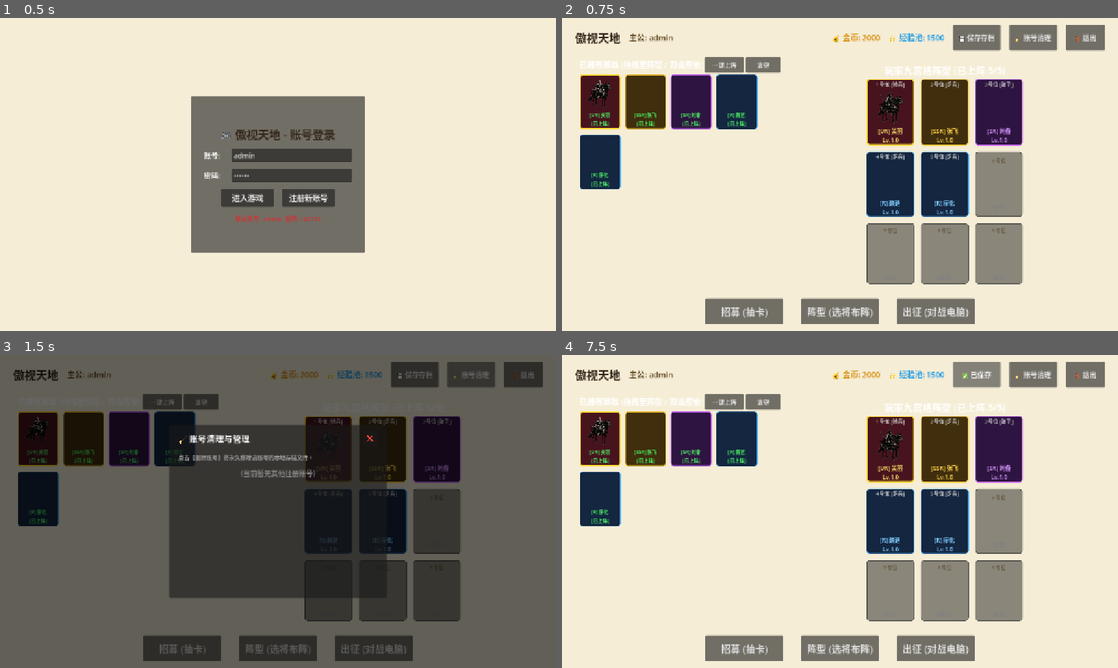
Above: before the commit, frames 1-4 (two rows, left to right).
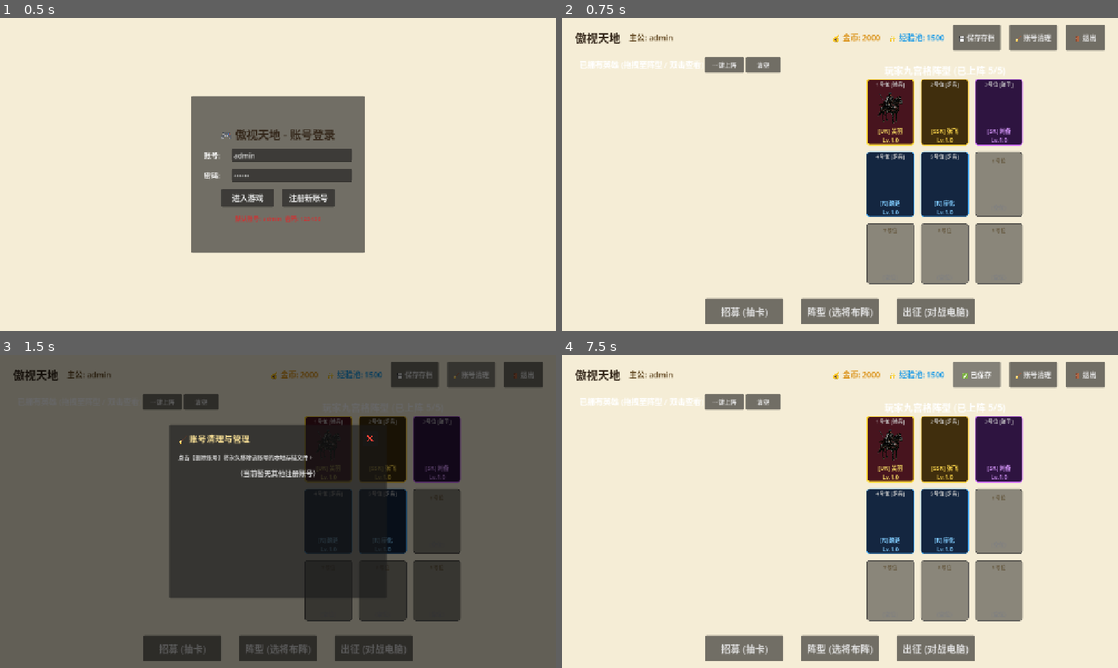
Above: after the commit, the same moments.

Repository: 869402559-cmyk/NineGridCardGame
Game: Godot game, scene res://scenes/LoginUI.tscn
Two runs of this game, one before a commit and one after it. Both use one fixed random seed, a clock stepped at 60 frames per second and the inputs below.
Inputs:
- Up to frame 1 (0.5 s): no input
- Up to frame 2 (0.75 s): click "进入游戏" at 0.5 s
- Up to frame 3 (1.5 s): click "🧹 账号清理" at 1.25 s
- Up to frame 4 (7.5 s): click "阵型 (选将布阵)" at 2 s; click "💾 保存存档" at 2.75 s; click "招募 (抽卡)" at 3.5 s; click "出征 (对战电脑)" at 4.25 s; click "一键上阵" at 5 s; click "清空" at 5.75 s; click "❌" at 6.5 s; click "💾 保存存档" at 7.25 s

Frame 1 is identical in both runs. In frame 2, 6.6% of the frame differs, in the area x 3-36%, y 18-55%; in frame 3, 7.0%, in the area x 3-57%, y 18-55%; in frame 4, 6.6%.
Error after the commit: Invalid access to property or key 'theme_override_constants' on a base object of type 'VBoxContainer'. (res://scripts/FormationUI.gd:126)

Commit message:
style: fix modal text color contrast, revamp 3:4 portrait card layout & detail modal UI

Diff:
--- a/scenes/AccountManageModal.tscn
+++ b/scenes/AccountManageModal.tscn
@@ -43,6 +43,7 @@
 [node name="TitleLbl" type="Label" parent="Panel/Margin/VBox/TitleBox"]
 layout_mode = 2
 size_flags_horizontal = 3
+theme_override_colors/font_color = Color(1, 0.9, 0.6, 1)
 theme_override_font_sizes/font_size = 20
 text = "🧹 账号清理与管理"
 
@@ -53,7 +54,7 @@
 
 [node name="HintLbl" type="Label" parent="Panel/Margin/VBox"]
 layout_mode = 2
-theme_override_colors/font_color = Color(0.6, 0.6, 0.6, 1)
+theme_override_colors/font_color = Color(0.8, 0.8, 0.8, 1)
 theme_override_font_sizes/font_size = 13
 text = "点击【删除账号】将永久移除该账号的本地存档文件。"
 
--- a/scenes/HeroDetailModal.tscn
+++ b/scenes/HeroDetailModal.tscn
@@ -8,20 +8,20 @@
 anchor_bottom = 1.0
 grow_horizontal = 2
 grow_vertical = 2
-color = Color(0, 0, 0, 0.65)
+color = Color(0, 0, 0, 0.75)
 script = ExtResource("1_detail")
 
 [node name="Panel" type="PanelContainer" parent="."]
-custom_minimum_size = Vector2(720, 520)
+custom_minimum_size = Vector2(800, 520)
 layout_mode = 1
 anchors_preset = 8
 anchor_left = 0.5
 anchor_top = 0.5
 anchor_right = 0.5
 anchor_bottom = 0.5
-offset_left = -360.0
+offset_left = -400.0
 offset_top = -260.0
-offset_right = 360.0
+offset_right = 400.0
 offset_bottom = 260.0
 grow_horizontal = 2
 grow_vertical = 2
@@ -38,35 +38,33 @@
 theme_override_constants/separation = 25
 
 [node name="LeftBox" type="VBoxContainer" parent="Panel/Margin/HBox"]
-custom_minimum_size = Vector2(240, 0)
+custom_minimum_size = Vector2(250, 0)
 layout_mode = 2
-theme_override_constants/separation = 10
+theme_override_constants/separation = 12
 alignment = 1
 
 [node name="PortraitCard" type="PanelContainer" parent="Panel/Margin/HBox/LeftBox"]
-custom_minimum_size = Vector2(240, 320)
+custom_minimum_size = Vector2(250, 333)
 layout_mode = 2
 
-[node name="VBox" type="VBoxContainer" parent="Panel/Margin/HBox/LeftBox/PortraitCard"]
+[node name="AvatarTexture" type="TextureRect" parent="Panel/Margin/HBox/LeftBox/PortraitCard"]
 layout_mode = 2
-alignment = 1
-
-[node name="AvatarTexture" type="TextureRect" parent="Panel/Margin/HBox/LeftBox/PortraitCard/VBox"]
-custom_minimum_size = Vector2(160, 200)
-layout_mode = 2
-size_flags_horizontal = 4
 expand_mode = 1
 stretch_mode = 5
 
-[node name="NameQualityLbl" type="Label" parent="Panel/Margin/HBox/LeftBox/PortraitCard/VBox"]
+[node name="InfoSubBox" type="VBoxContainer" parent="Panel/Margin/HBox/LeftBox"]
+layout_mode = 2
+theme_override_constants/separation = 4
+
+[node name="NameQualityLbl" type="Label" parent="Panel/Margin/HBox/LeftBox/InfoSubBox"]
 layout_mode = 2
 theme_override_font_sizes/font_size = 22
-text = "[SSR] 关羽"
+text = "[UR] 关羽"
 horizontal_alignment = 1
 
-[node name="LevelLbl" type="Label" parent="Panel/Margin/HBox/LeftBox/PortraitCard/VBox"]
+[node name="LevelLbl" type="Label" parent="Panel/Margin/HBox/LeftBox/InfoSubBox"]
 layout_mode = 2
-theme_override_colors/font_color = Color(0.9, 0.7, 0.2, 1)
+theme_override_colors/font_color = Color(1, 0.85, 0.3, 1)
 theme_override_font_sizes/font_size = 18
 text = "等级: Lv.1"
 horizontal_alignment = 1
@@ -74,7 +72,7 @@
 [node name="BtnUpgrade" type="Button" parent="Panel/Margin/HBox/LeftBox"]
 custom_minimum_size = Vector2(0, 48)
 layout_mode = 2
-theme_override_font_sizes/font_size = 18
+theme_override_font_sizes/font_size = 17
 text = "升级 (消耗100经验)"
 
 [node name="RightBox" type="VBoxContainer" parent="Panel/Margin/HBox"]
@@ -88,7 +86,8 @@
 [node name="Title" type="Label" parent="Panel/Margin/HBox/RightBox/TitleBox"]
 layout_mode = 2
 size_flags_horizontal = 3
-theme_override_font_sizes/font_size = 24
+theme_override_colors/font_color = Color(1, 0.9, 0.6, 1)
+theme_override_font_sizes/font_size = 22
 text = "⚔️ 武将与兵种属性详情"
 
 [node name="BtnClose" type="Button" parent="Panel/Margin/HBox/RightBox/TitleBox"]
--- a/scripts/AccountManageModal.gd
+++ b/scripts/AccountManageModal.gd
@@ -25,7 +25,7 @@
 		name_lbl.text = " 👤 账号: " + un
 		name_lbl.size_flags_horizontal = Control.SIZE_EXPAND_FILL
 		name_lbl.add_theme_font_size_override("font_size", 16)
-		name_lbl.add_theme_color_override("font_color", Color(0.2, 0.15, 0.1))
+		name_lbl.add_theme_color_override("font_color", Color(0.95, 0.9, 0.8)) # 深色弹窗中的高亮米白色
 		name_lbl.vertical_alignment = VERTICAL_ALIGNMENT_CENTER
 		hbox.add_child(name_lbl)
 
@@ -45,7 +45,7 @@
 		empty_lbl.text = "（当前暂无其他注册账号）"
 		empty_lbl.horizontal_alignment = HORIZONTAL_ALIGNMENT_CENTER
 		empty_lbl.add_theme_font_size_override("font_size", 16)
-		empty_lbl.add_theme_color_override("font_color", Color(0.5, 0.5, 0.5))
+		empty_lbl.add_theme_color_override("font_color", Color(0.8, 0.8, 0.8))
 		account_list_container.add_child(empty_lbl)
 
 func _on_delete_account(username: String) -> void:
--- a/scripts/FormationUI.gd
+++ b/scripts/FormationUI.gd
@@ -105,7 +105,7 @@
 # 创建左侧英雄 3:4 头像卡片 (支持拖拽与双击打开详情)
 func create_hero_portrait_card(hero: Dictionary, is_equipped: bool) -> Control:
 	var card = PanelContainer.new()
-	card.custom_minimum_size = Vector2(95, 126) # 3:4 比例
+	card.custom_minimum_size = Vector2(100, 133) # 标准 3:4 比例卡牌
 	card.set_meta("hero_uuid", hero["uuid"])
 	card.script = HeroCardScript
 
@@ -123,12 +123,22 @@
 
 	var vbox = VBoxContainer.new()
 	vbox.alignment = BoxContainer.ALIGNMENT_CENTER
+	vbox.theme_override_constants.separation = 2
 	card.add_child(vbox)
 
 	var combined = GameData.calc_combined_stats(hero)
 
+	# 顶部清晰兵种与等级角标/标签
+	var top_info = Label.new()
+	top_info.text = combined["troop_type"] + " · Lv." + str(hero.get("level", 1))
+	top_info.horizontal_alignment = HORIZONTAL_ALIGNMENT_CENTER
+	top_info.add_theme_font_size_override("font_size", 10)
+	top_info.add_theme_color_override("font_color", Color(0.9, 0.9, 0.9, 0.8))
+	vbox.add_child(top_info)
+
+	# 武将大头像/立绘 (占比最大)
 	var img = TextureRect.new()
-	img.custom_minimum_size = Vector2(55, 75)
+	img.custom_minimum_size = Vector2(70, 85)
 	img.expand_mode = TextureRect.EXPAND_IGNORE_SIZE
 	img.stretch_mode = TextureRect.STRETCH_KEEP_ASPECT_CENTERED
 	img.size_flags_horizontal = Control.SIZE_SHRINK_CENTER
@@ -136,9 +146,9 @@
 		img.texture = load(combined["texture_path"])
 	vbox.add_child(img)
 
+	# 底部名字与品质
 	var name_lbl = Label.new()
-	var eq_str = "
-[已上阵]" if is_equipped else ""
+	var eq_str = " [已上阵]" if is_equipped else ""
 	name_lbl.text = "[" + hero.get("quality", "N") + "] " + hero.get("name", "武将") + eq_str
 	name_lbl.horizontal_alignment = HORIZONTAL_ALIGNMENT_CENTER
 	name_lbl.add_theme_font_size_override("font_size", 11)
--- a/scripts/HeroDetailModal.gd
+++ b/scripts/HeroDetailModal.gd
@@ -1,8 +1,8 @@
 extends ColorRect
 
-@onready var avatar_texture: TextureRect = $Panel/Margin/HBox/LeftBox/PortraitCard/VBox/AvatarTexture
-@onready var name_quality_lbl: Label = $Panel/Margin/HBox/LeftBox/PortraitCard/VBox/NameQualityLbl
-@onready var level_lbl: Label = $Panel/Margin/HBox/LeftBox/PortraitCard/VBox/LevelLbl
+@onready var avatar_texture: TextureRect = $Panel/Margin/HBox/LeftBox/PortraitCard/AvatarTexture
+@onready var name_quality_lbl: Label = $Panel/Margin/HBox/LeftBox/InfoSubBox/NameQualityLbl
+@onready var level_lbl: Label = $Panel/Margin/HBox/LeftBox/InfoSubBox/LevelLbl
 @onready var btn_upgrade: Button = $Panel/Margin/HBox/LeftBox/BtnUpgrade
 @onready var btn_close: Button = $Panel/Margin/HBox/RightBox/TitleBox/BtnClose
 @onready var info_text: RichTextLabel = $Panel/Margin/HBox/RightBox/Scroll/InfoText
Not shown, changed: PROJECT_STATUS.md
